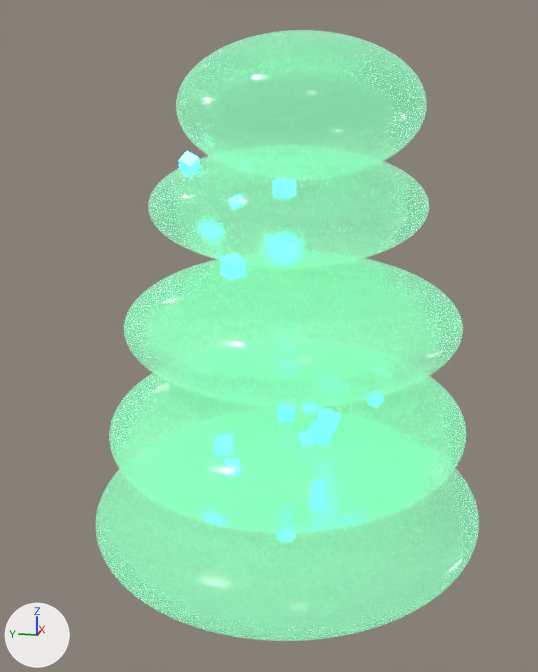
The Blender file _art_source/enemies/enemy_memoryleak_v2_blockout.blend, before and after one commit.
Camera for both pictures: a 50 mm camera at (-1.982, -0.341, 1.189) aimed at (-0.009, 0.054, 0.696). Every picture has the same lights, and +X, +Y and +Z are marked at lower left. The older version comes first.

Objects in the first picture: 'base', 'intent', 'spine_01', 'spine_02', 'spine_03' and 1 more.
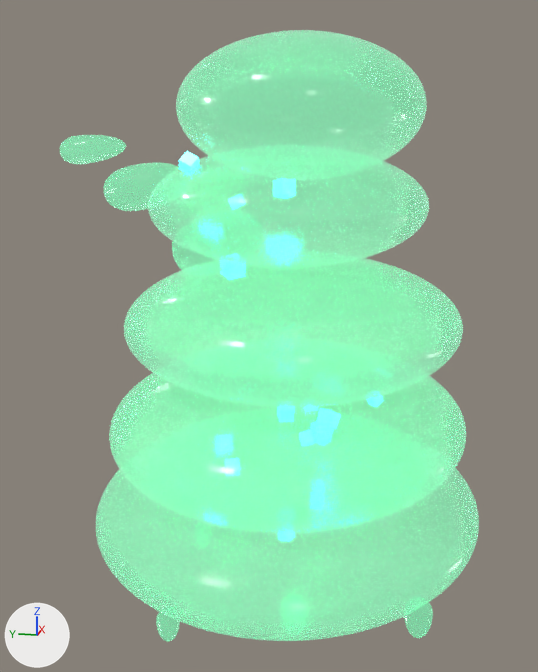
Diff of the bpy script that builds the scene:
```diff
--- a/_art_source/enemies/enemy_memoryleak_v2_blockout.blend.py
+++ b/_art_source/enemies/enemy_memoryleak_v2_blockout.blend.py
@@ me_drip_4_mesh @@
+me_drip_4_mesh.from_pydata(...)  # 72 vertices, 80 faces; spans x -0.95..0.95, y -1.0..1.0, z -1.4..0.8
+me_drip_4_mesh.materials.append(mat_memoryleak_gel)  # green #7cedb3, glowing green #95f9c4
@@ me_drip_3_mesh @@
+me_drip_3_mesh.from_pydata(...)  # 72 vertices, 80 faces; spans x -0.95..0.95, y -1.0..1.0, z -1.4..0.8
+me_drip_3_mesh.materials.append(mat_memoryleak_gel)  # green #7cedb3, glowing green #95f9c4
@@ me_tendril_seg_03_mesh @@
+me_tendril_seg_03_mesh.from_pydata(...)  # a 10-sided cut cone along z (radius 0.06 at the low end, 0.025 at the high end) spanning x -0.057..0.057, y -0.06..0.06, z -0.11..0.11
+me_tendril_seg_03_mesh.materials.append(mat_memoryleak_gel)  # green #7cedb3, glowing green #95f9c4
@@ me_tendril_seg_02_mesh @@
+me_tendril_seg_02_mesh.from_pydata(...)  # a 10-sided cut cone along z (radius 0.08 at the low end, 0.06 at the high end) spanning x -0.076..0.076, y -0.08..0.08, z -0.14..0.14
+me_tendril_seg_02_mesh.materials.append(mat_memoryleak_gel)  # green #7cedb3, glowing green #95f9c4
@@ me_tendril_seg_01_mesh @@
+me_tendril_seg_01_mesh.from_pydata(...)  # a 10-sided cut cone along z (radius 0.1 at the low end, 0.08 at the high end) spanning x -0.095..0.095, y -0.1..0.1, z -0.15..0.15
+me_tendril_seg_01_mesh.materials.append(mat_memoryleak_gel)  # green #7cedb3, glowing green #95f9c4
@@ ob_drip_4 @@
+ob_drip_4 = bpy.data.objects.new('drip_4', me_drip_4_mesh)
+ob_drip_4.parent = ob_memoryleak_drips_root
+ob_drip_4.location = (-0.37, -0.382, 0.125)
+ob_drip_4.scale = (0.0369, 0.0369, 0.048)
+_m = ob_drip_4.modifiers.new('Subsurf', 'SUBSURF')
@@ ob_memoryleak_drips_root @@
+ob_memoryleak_drips_root = bpy.data.objects.new('MemoryLeak_Drips_Root', None)
+ob_memoryleak_drips_root.location = (0.0, 0.0, 0.0)
@@ ob_drip_3 @@
+ob_drip_3 = bpy.data.objects.new('drip_3', me_drip_3_mesh)
+ob_drip_3.parent = ob_memoryleak_drips_root
+ob_drip_3.location = (-0.435, 0.223, 0.0661)
+ob_drip_3.scale = (0.0317, 0.0317, 0.0412)
+_m = ob_drip_3.modifiers.new('Subsurf', 'SUBSURF')
@@ ob_tendril_seg_03 @@
+ob_tendril_seg_03 = bpy.data.objects.new('tendril_seg_03', me_tendril_seg_03_mesh)
+ob_tendril_seg_03.parent = ob_memoryleak_tendril_root
+ob_tendril_seg_03.location = (0.0, 0.55, 1.2)
+ob_tendril_seg_03.rotation_euler = (1.484, 0.0, 0.0)  # degrees (85, 0, 0)
+_m = ob_tendril_seg_03.modifiers.new('Subsurf', 'SUBSURF')
+_m.levels = 2
+_m.render_levels = 3
@@ ob_memoryleak_tendril_root @@
+ob_memoryleak_tendril_root = bpy.data.objects.new('MemoryLeak_Tendril_Root', None)
+ob_memoryleak_tendril_root.location = (0.0, 0.0, 0.0)
@@ ob_tendril_seg_02 @@
+ob_tendril_seg_02 = bpy.data.objects.new('tendril_seg_02', me_tendril_seg_02_mesh)
+ob_tendril_seg_02.parent = ob_memoryleak_tendril_root
+ob_tendril_seg_02.location = (0.0, 0.4, 1.1)
+ob_tendril_seg_02.rotation_euler = (1.396, 0.0, 0.0)  # degrees (80, 0, 0)
+_m = ob_tendril_seg_02.modifiers.new('Subsurf', 'SUBSURF')
+_m.levels = 2
+_m.render_levels = 3
@@ ob_tendril_seg_01 @@
+ob_tendril_seg_01 = bpy.data.objects.new('tendril_seg_01', me_tendril_seg_01_mesh)
+ob_tendril_seg_01.parent = ob_memoryleak_tendril_root
+ob_tendril_seg_01.location = (0.0, 0.2, 0.95)
+ob_tendril_seg_01.rotation_euler = (1.222, 0.0, 0.0)  # degrees (70, 0, 0)
+_m = ob_tendril_seg_01.modifiers.new('Subsurf', 'SUBSURF')
+_m.levels = 2
+_m.render_levels = 3
```

What differs and where, as boxes (x1, y1, x2, y2) in the pictures (538 x 672 px):
'tendril_seg_02', added: after (103, 162, 179, 211)
'tendril_seg_03', added: after (60, 135, 126, 164)
'drip_4', added: after (404, 602, 433, 638)
'tendril_seg_01', added: after (172, 242, 220, 270)
'drip_3', added: after (156, 612, 180, 642)
